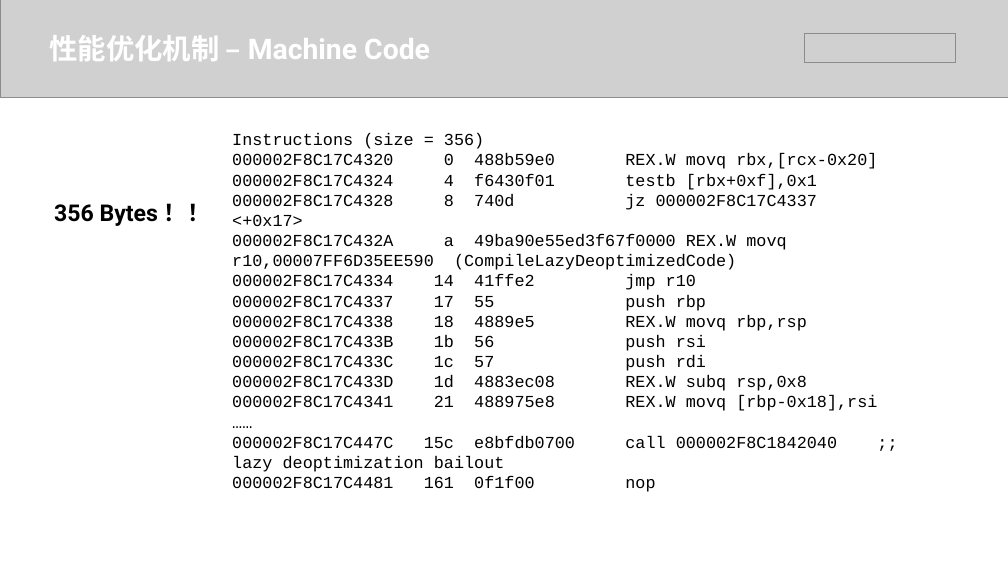
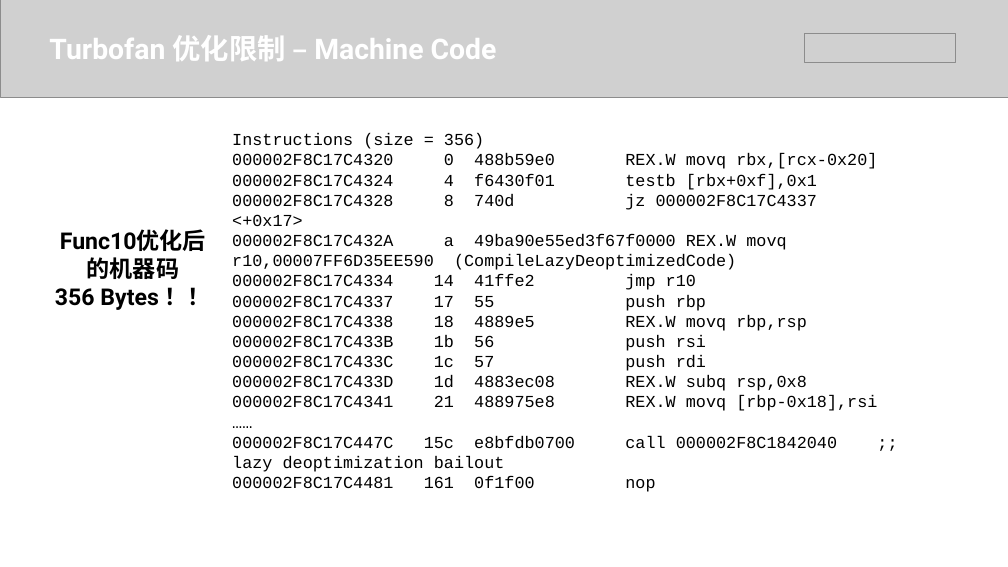
Before and after one commit to hjl19911127/js-performance, a slide deck: slide 12 of 浅析V8聊聊JS性能.pptx. Drawn at 1008x567 pixels with LibreOffice and Linux fonts; fonts in the diff are those of the drawing; grey boxes stand for pictures. Boxes give left, top, right and bottom in pixels: in the first picture for what was removed or moved away, otherwise in the second. Text is boxed around its words. In the diff, an @@ line names an element or a change of style, - is before the commit and + after.

```diff
--- a/浅析V8聊聊JS性能.pptx
+++ b/浅析V8聊聊JS性能.pptx
@@ text at [49,35,497,61]: text changed @@
-性能优化机制 – Machine Code
+Turbofan 优化限制 – Machine Code
@@ text at [55,288,158,310]: paragraph added @@
+Func10优化后的机器码
@@ text "Func10优化后的机器码": place and size @@
-text "Func10优化后的机器码" at [54,204,158,226]
+text "Func10优化后的机器码" at [55,288,158,310]
```
Also in this commit, not shown: 4 other slides changed, 4 slides added, 3 slides removed, 10 other files.
